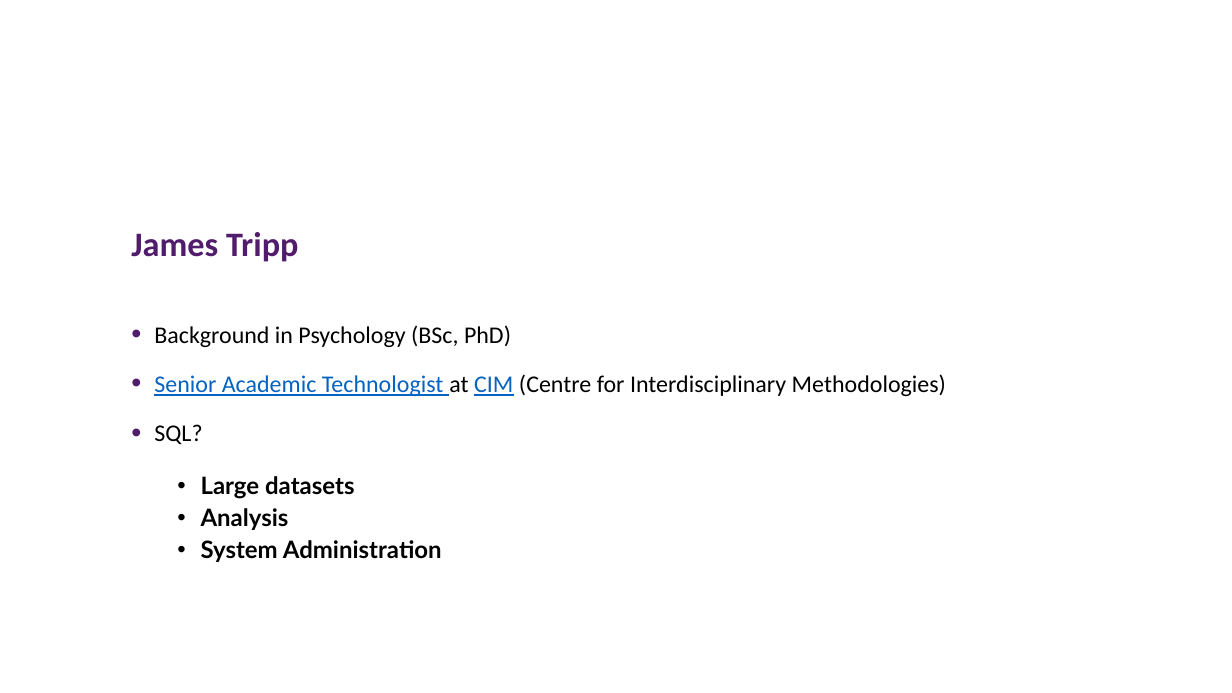
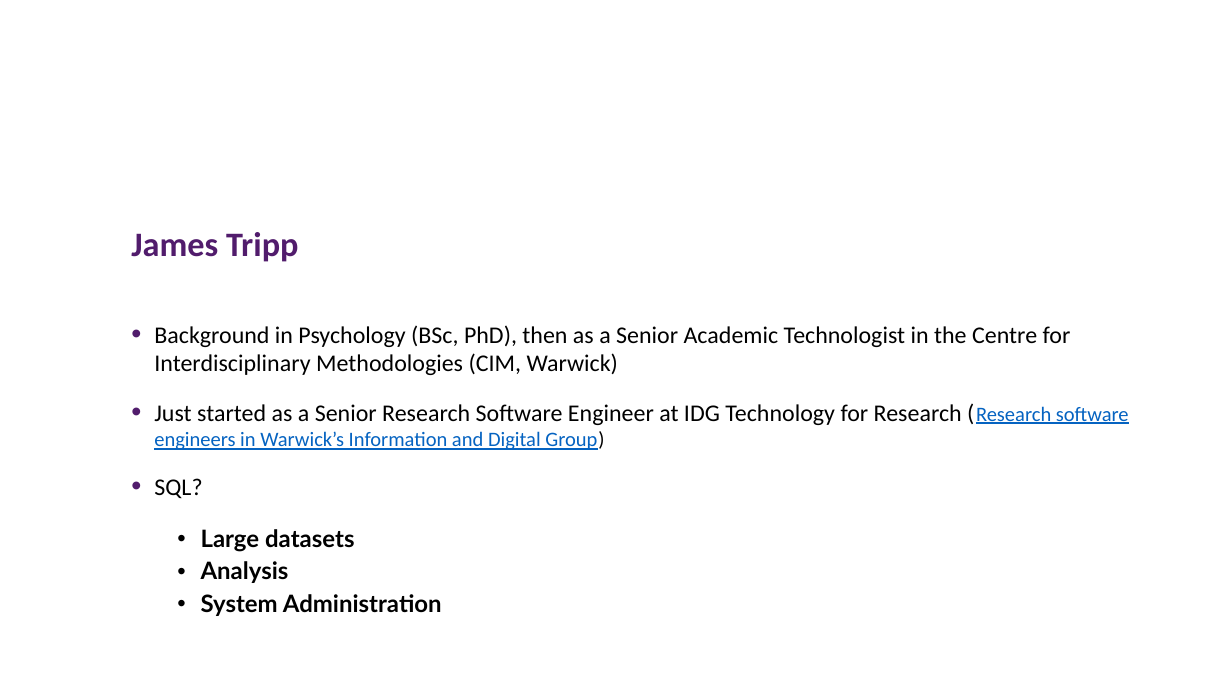
Before and after one commit to jamestripp/qstep-sql, a slide deck: slide 2 of QSTEP-SQL-Masterclass.pptx. Drawn at 1232x693 pixels with LibreOffice and Linux fonts; fonts in the diff are those of the drawing; background and template pictures are left out. Boxes give left, top, right and bottom in pixels: in the first picture for what was removed or moved away, otherwise in the second. Text is boxed around its words. In the diff, an @@ line names an element or a change of style, - is before the commit and + after.

Commit message:
Updated presentation

```diff
--- a/QSTEP-SQL-Masterclass.pptx
+++ b/QSTEP-SQL-Masterclass.pptx
@@ text at [154,325,1129,450]: text changed @@
-• Background in Psychology (BSc, PhD)
-• Senior Academic Technologist at CIM (Centre for Interdisciplinary Methodologies)
+• Background in Psychology (BSc, PhD), then as a Senior Academic Technologist in the Centre for Interdisciplinary Methodologies (CIM, Warwick)
+• Just started as a Senior Research Software Engineer at IDG Technology for Research (Research software engineers in Warwick’s Information and Digital Group)
```
Also in this commit, not shown: 1 other slide changed, 2 other files.
